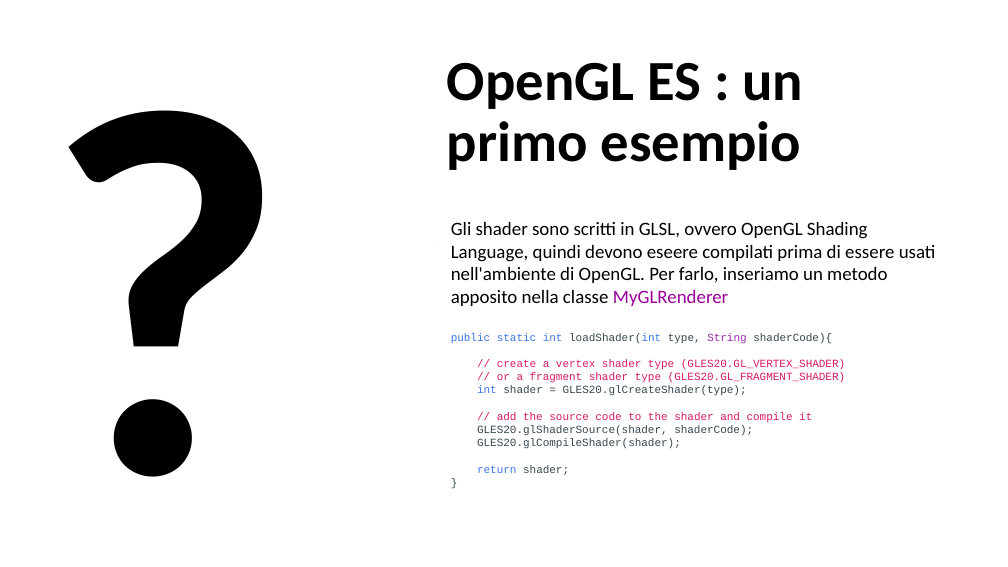
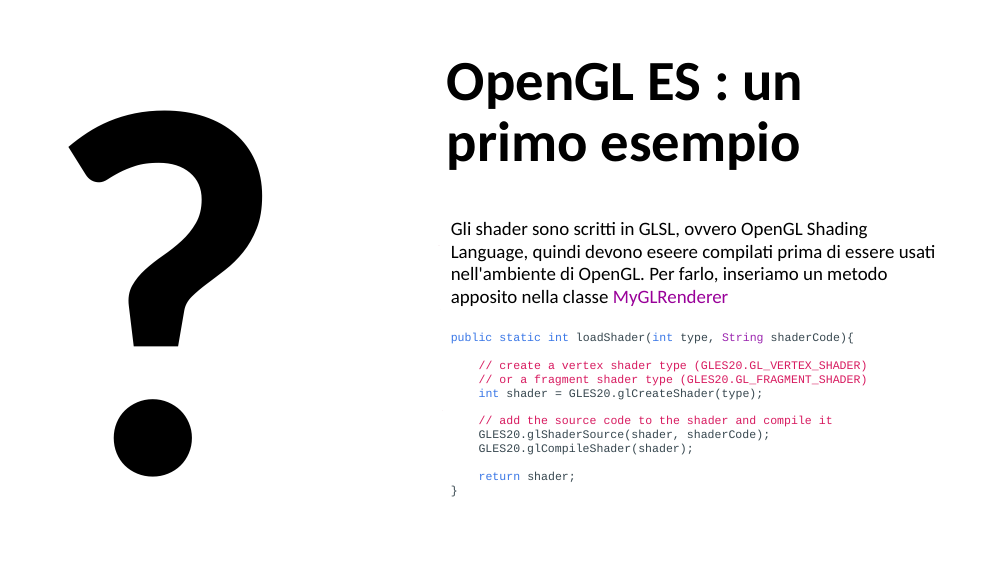
Before and after one commit to AntonioDOrazio/MobileProgramming_OpenGL, a slide deck: slide 29 of Materiale/BozzaOpenGL.pptx. Drawn at 1008x567 pixels with LibreOffice and Linux fonts; fonts in the diff are those of the drawing. Boxes give left, top, right and bottom in pixels: in the first picture for what was removed or moved away, otherwise in the second. Text is boxed around its words. In the diff, an @@ line names an element or a change of style, - is before the commit and + after.

```diff
--- a/Materiale/BozzaOpenGL.pptx
+++ b/Materiale/BozzaOpenGL.pptx
@@ text in free at bbox=[451, 333, 868, 482]: size 10.5 to 11 pt in "public static int loadShader(int type, String shaderCode){ ..." @@
```
Also in this commit, not shown: 13 other slides changed, 1 slide added, 2 slides removed, 1 other file.
